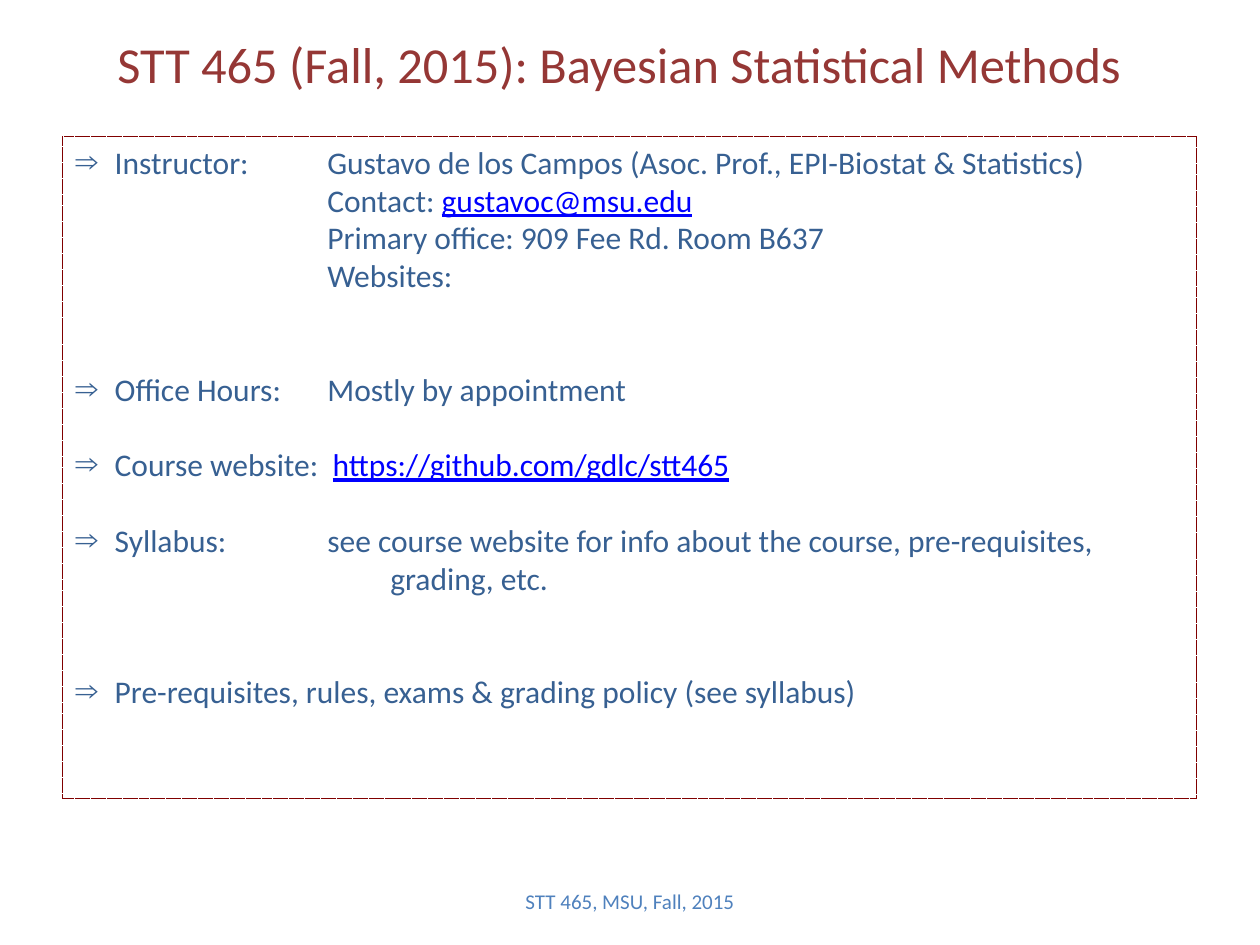
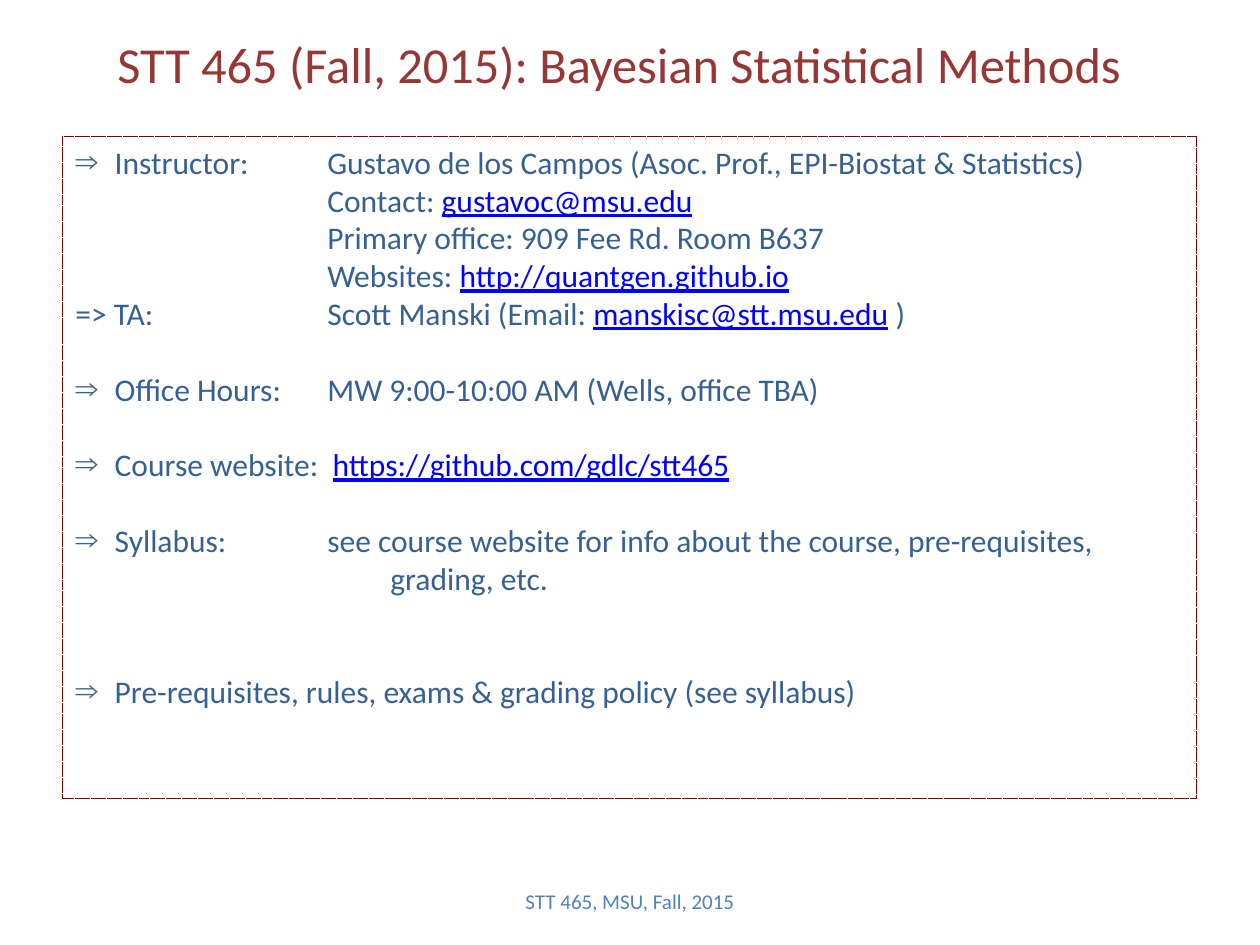
Before and after one commit to Boukos/STT465, a slide deck: slide 1 of STT465_1.pptx. Drawn at 1260x945 pixels with LibreOffice and Linux fonts; fonts in the diff are those of the drawing. Boxes give left, top, right and bottom in pixels: in the first picture for what was removed or moved away, otherwise in the second. Text is boxed around its words. In the diff, an @@ line names an element or a change of style, - is before the commit and + after.

```diff
--- a/STT465_1.pptx
+++ b/STT465_1.pptx
@@ text in rectangle at (x1=115, y1=265, x2=888, y2=405): text changed @@
-Websites:
-⇒ Office Hours: Mostly by appointment
+Websites: http://quantgen.github.io
+=> TA: Scott Manski (Email: manskisc@stt.msu.edu )
+⇒ Office Hours: MW 9:00-10:00 AM (Wells, office TBA)
```
Also in this commit, not shown: 5 other slides changed, 4 other files.
